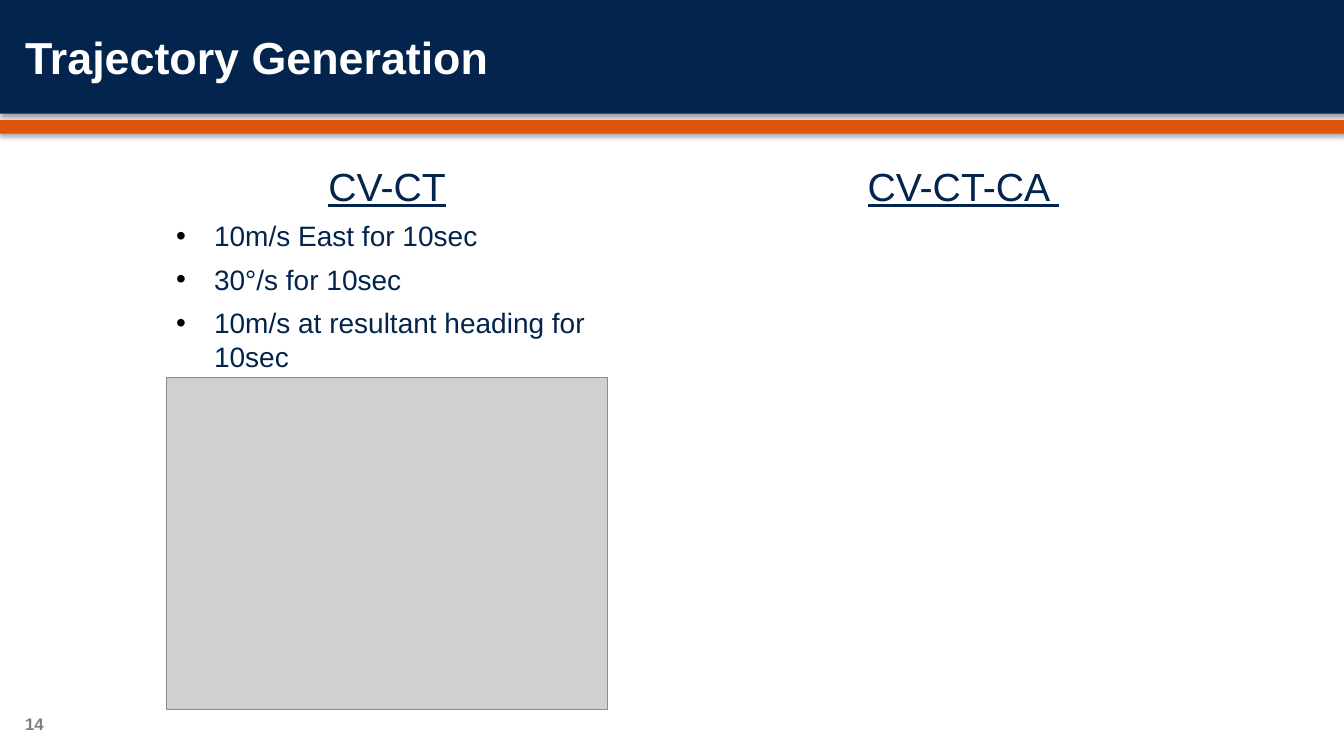
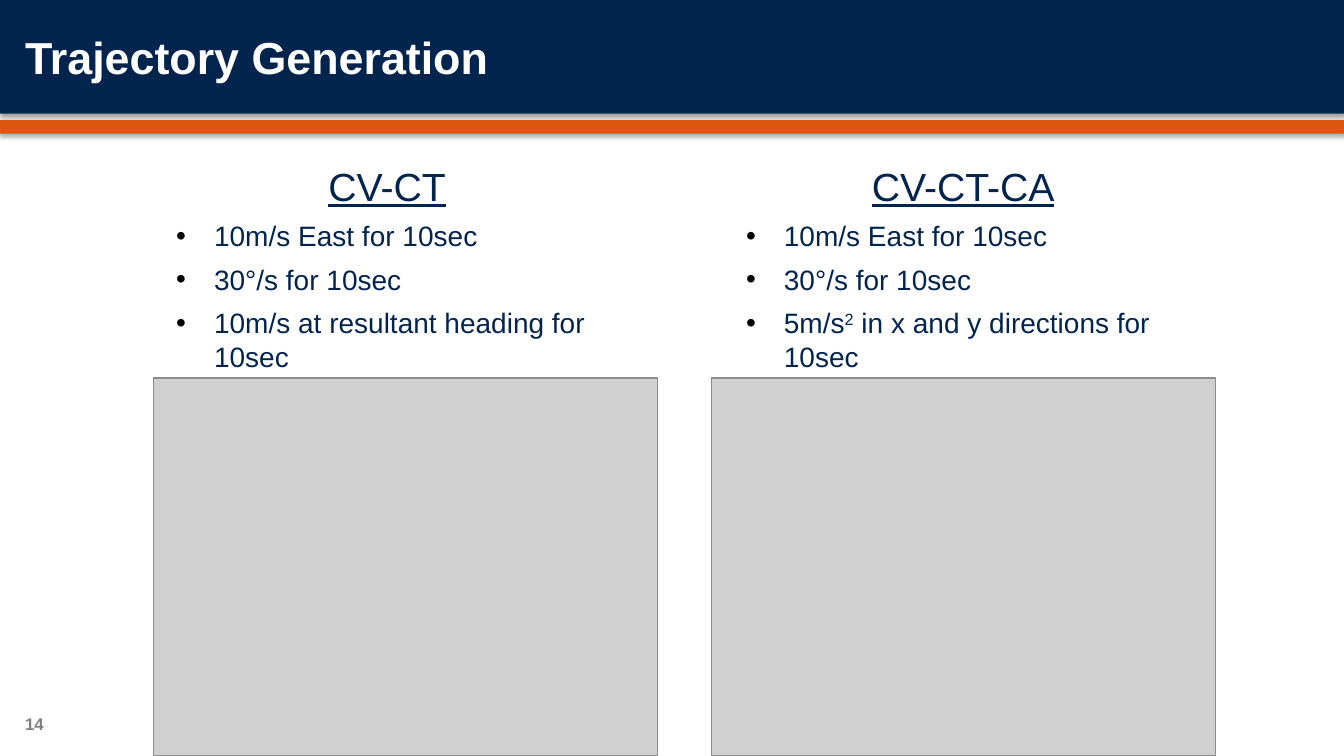
Before and after one commit to orenmillerrr/Optimal-Final-Project, a slide deck: slide 14 of report/OptimalFinalPresentation.pptx. Drawn at 1344x756 pixels with LibreOffice and Linux fonts; fonts in the diff are those of the drawing; grey boxes stand for pictures; background and template pictures are left out. Boxes give left, top, right and bottom in pixels: in the first picture for what was removed or moved away, otherwise in the second. Text is boxed around its words. In the diff, an @@ line names an element or a change of style, - is before the commit and + after.

```diff
--- a/report/OptimalFinalPresentation.pptx
+++ b/report/OptimalFinalPresentation.pptx
@@ text at (784,225,1150,368): paragraphs added @@
+• 10m/s East for 10sec
+• 30°/s for 10sec
+• 5m/s2 in x and y directions for 10sec
@@ picture: place and size @@
-picture at (166,378,608,710)
+picture at (153,378,657,756)
@@ picture added at (712,378,1216,756) @@
@@ rectangle added at (1111,626,1344,755), fill #FFFFFF @@
```
Also in this commit, not shown: 2 other slides changed, 6 other files.
